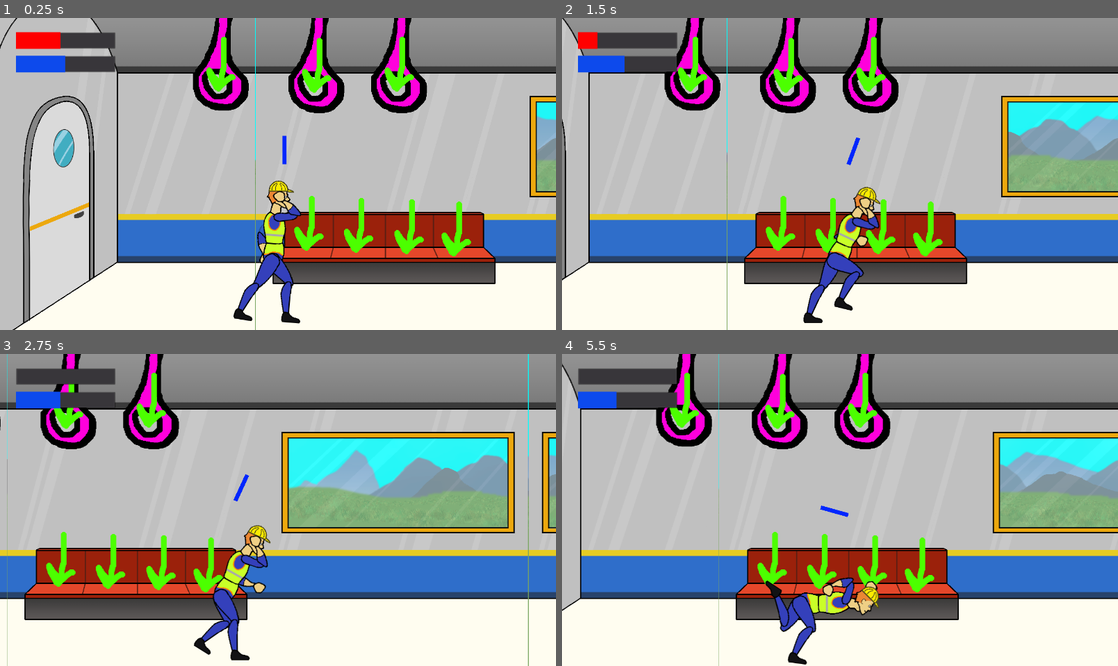
Above: before the commit, frames 1-4 (two rows, left to right).
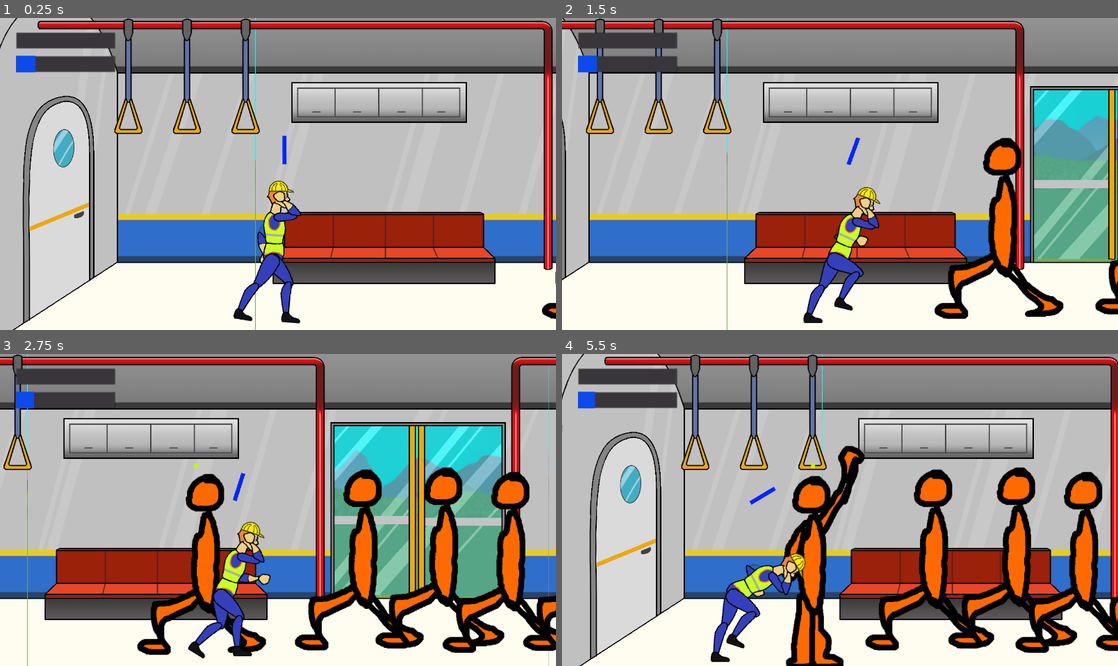
Above: after the commit, the same moments.

Repository: GoblinsGaming/lostrelicgame
Game: Godot game, scene res://Main.tscn
Same seed, same stepped clock (60 frames per second), same inputs: the game is played once before the commit and once after it.
Inputs:
- Up to frame 1 (0.25 s): no input
- Up to frame 2 (1.5 s): hold D (right) 0.53-1.28 s; tap Keypad 0 (drift_camera) at 0.6, 1.35 s; hold - (train_down) from 1.28 s (still down)
- Up to frame 3 (2.75 s): release - (train_down) at 2.03 s; hold D (right) from 2.03 s (still down); tap Keypad 0 (drift_camera) at 2.1 s
- Up to frame 4 (5.5 s): release D (right) at 2.78 s; hold = (train_up) 2.78-3.53 s; tap Keypad 0 (drift_camera) every 0.75 s from 2.85 to 5.1 s; hold A (left) 3.53-5.03 s; hold - (train_down) from 5.03 s (still down)

The runs differ from the first frame. In frame 1, 15% of the frame differs, in the area x 2-100%, y 0-97%; in frame 2, 27%; in frame 3, 44%; in frame 4, 49%, in the area x 0-100%, y 0-100%.

Commit message:
Lots of chairs and standles.

Diff:
--- a/GameController.gd
+++ b/GameController.gd
@@ -9,8 +9,8 @@
 export var signal_fill_speed = 50
 export var signal_reduction_speed = 20
 export var signal_threshold = 80
-export var convo_fill_speed = 8
-export var convo_reduction_speed = 2
+export var convo_fill_speed = 2
+export var convo_reduction_speed = 0.5
 
 export var signal_move_mult = 1
 var signal_move_start
@@ -33,10 +33,15 @@
 var time_since_last_train_speed_change = 0
 var time_to_next_train_speed_change = 0
 
+onready var signal_bar = $CanvasLayer/SignalBar/ProgressBar
+onready var convo_bar = $CanvasLayer/ConvoBar/ProgressBar
+
 func _ready():
 	signal_move_start = $SignalPoint.position.x
 	back.train_speed = 0
 	time_to_next_train_speed_change = rng.randf_range(2,20)
+	signal_bar.value = 0
+	convo_bar.value = 20
 
 func _process(delta):
 	signal_processing(delta)
@@ -167,8 +172,7 @@
 func signal_processing(delta):
 	var player_x = $PlayerController/Player.position.x
 	var signal_x = $SignalPoint.position.x
-	var signal_bar = $CanvasLayer/SignalBar/ProgressBar
-	var convo_bar = $CanvasLayer/ConvoBar/ProgressBar
+
 
 	if abs(signal_x - player_x) <= signal_half_width:
 		if signal_bar.value <= 100:
--- a/Main.tscn
+++ b/Main.tscn
@@ -2,10 +2,10 @@
 
 [ext_resource path="res://Train.tscn" type="PackedScene" id=1]
 [ext_resource path="res://background.tscn" type="PackedScene" id=2]
+[ext_resource path="res://Passenger.tscn" type="PackedScene" id=3]
 [ext_resource path="res://PlayerController.tscn" type="PackedScene" id=7]
 [ext_resource path="res://placeholders/signal_point.png" type="Texture" id=11]
 [ext_resource path="res://GameController.gd" type="Script" id=12]
-[ext_resource path="res://placeholders/handhold.png" type="Texture" id=19]
 [ext_resource path="res://placeholders/seating_space.png" type="Texture" id=20]
 [ext_resource path="res://PassengerController.gd" type="Script" id=23]
 [ext_resource path="res://PassengerTarget.gd" type="Script" id=24]
@@ -26,66 +26,11 @@
 
 [node name="train" parent="GameController" instance=ExtResource( 1 )]
 
-[node name="Handholds" type="Node2D" parent="GameController"]
-
-[node name="Handhold" type="Node2D" parent="GameController/Handholds"]
-position = Vector2( 552, 149 )
-
-[node name="Sprite" type="Sprite" parent="GameController/Handholds/Handhold"]
-texture = ExtResource( 19 )
-
-[node name="Handhold2" type="Node2D" parent="GameController/Handholds"]
-position = Vector2( 787, 155 )
-
-[node name="Sprite" type="Sprite" parent="GameController/Handholds/Handhold2"]
-texture = ExtResource( 19 )
-
-[node name="Handhold3" type="Node2D" parent="GameController/Handholds"]
-position = Vector2( 990, 155 )
-
-[node name="Sprite" type="Sprite" parent="GameController/Handholds/Handhold3"]
-texture = ExtResource( 19 )
-
-[node name="Handhold4" type="Node2D" parent="GameController/Handholds"]
-position = Vector2( 2422, 155 )
-
-[node name="Sprite" type="Sprite" parent="GameController/Handholds/Handhold4"]
-texture = ExtResource( 19 )
-
-[node name="Handhold5" type="Node2D" parent="GameController/Handholds"]
-position = Vector2( 2657, 161 )
-
-[node name="Sprite" type="Sprite" parent="GameController/Handholds/Handhold5"]
-texture = ExtResource( 19 )
-
-[node name="Handhold6" type="Node2D" parent="GameController/Handholds"]
-position = Vector2( 2860, 161 )
-
-[node name="Sprite" type="Sprite" parent="GameController/Handholds/Handhold6"]
-texture = ExtResource( 19 )
-
-[node name="Handhold7" type="Node2D" parent="GameController/Handholds"]
-position = Vector2( 4353, 155 )
-
-[node name="Sprite" type="Sprite" parent="GameController/Handholds/Handhold7"]
-texture = ExtResource( 19 )
-
-[node name="Handhold8" type="Node2D" parent="GameController/Handholds"]
-position = Vector2( 4588, 161 )
-
-[node name="Sprite" type="Sprite" parent="GameController/Handholds/Handhold8"]
-texture = ExtResource( 19 )
-
-[node name="Handhold9" type="Node2D" parent="GameController/Handholds"]
-position = Vector2( 4791, 161 )
-
-[node name="Sprite" type="Sprite" parent="GameController/Handholds/Handhold9"]
-texture = ExtResource( 19 )
-
 [node name="PassengerController" type="Node2D" parent="GameController"]
 script = ExtResource( 23 )
 
 [node name="Seating" type="Node2D" parent="GameController/PassengerController"]
+visible = false
 
 [node name="Seating1" type="Node2D" parent="GameController/PassengerController/Seating"]
 position = Vector2( 766, 550 )
@@ -115,10 +60,95 @@
 [node name="SeatingSpace" type="Sprite" parent="GameController/PassengerController/Seating/Seating4"]
 texture = ExtResource( 20 )
 
+[node name="Seating5" type="Node2D" parent="GameController/PassengerController/Seating"]
+position = Vector2( 2050, 558 )
+script = ExtResource( 24 )
+
+[node name="SeatingSpace" type="Sprite" parent="GameController/PassengerController/Seating/Seating5"]
+texture = ExtResource( 20 )
+
+[node name="Seating6" type="Node2D" parent="GameController/PassengerController/Seating"]
+position = Vector2( 2172, 563 )
+script = ExtResource( 24 )
+
+[node name="SeatingSpace" type="Sprite" parent="GameController/PassengerController/Seating/Seating6"]
+texture = ExtResource( 20 )
+
+[node name="Seating7" type="Node2D" parent="GameController/PassengerController/Seating"]
+position = Vector2( 2296, 566 )
+script = ExtResource( 24 )
+
+[node name="SeatingSpace" type="Sprite" parent="GameController/PassengerController/Seating/Seating7"]
+texture = ExtResource( 20 )
+
+[node name="Seating8" type="Node2D" parent="GameController/PassengerController/Seating"]
+position = Vector2( 2412, 572 )
+script = ExtResource( 24 )
+
+[node name="SeatingSpace" type="Sprite" parent="GameController/PassengerController/Seating/Seating8"]
+texture = ExtResource( 20 )
+
+[node name="Seating9" type="Node2D" parent="GameController/PassengerController/Seating"]
+position = Vector2( 3337, 550 )
+script = ExtResource( 24 )
+
+[node name="SeatingSpace" type="Sprite" parent="GameController/PassengerController/Seating/Seating9"]
+texture = ExtResource( 20 )
+
+[node name="Seating10" type="Node2D" parent="GameController/PassengerController/Seating"]
+position = Vector2( 3459, 555 )
+script = ExtResource( 24 )
+
+[node name="SeatingSpace" type="Sprite" parent="GameController/PassengerController/Seating/Seating10"]
+texture = ExtResource( 20 )
+
+[node name="Seating11" type="Node2D" parent="GameController/PassengerController/Seating"]
+position = Vector2( 3583, 558 )
+script = ExtResource( 24 )
+
+[node name="SeatingSpace" type="Sprite" parent="GameController/PassengerController/Seating/Seating11"]
+texture = ExtResource( 20 )
+
+[node name="Seating12" type="Node2D" parent="GameController/PassengerController/Seating"]
+position = Vector2( 3699, 564 )
+script = ExtResource( 24 )
+
+[node name="SeatingSpace" type="Sprite" parent="GameController/PassengerController/Seating/Seating12"]
+texture = ExtResource( 20 )
+
+[node name="Seating13" type="Node2D" parent="GameController/PassengerController/Seating"]
+position = Vector2( 4262, 558 )
+script = ExtResource( 24 )
+
+[node name="SeatingSpace" type="Sprite" parent="GameController/PassengerController/Seating/Seating13"]
+texture = ExtResource( 20 )
+
+[node name="Seating14" type="Node2D" parent="GameController/PassengerController/Seating"]
+position = Vector2( 4384, 563 )
+script = ExtResource( 24 )
+
+[node name="SeatingSpace" type="Sprite" parent="GameController/PassengerController/Seating/Seating14"]
+texture = ExtResource( 20 )
+
+[node name="Seating15" type="Node2D" parent="GameController/PassengerController/Seating"]
+position = Vector2( 4508, 566 )
+script = ExtResource( 24 )
+
+[node name="SeatingSpace" type="Sprite" parent="GameController/PassengerController/Seating/Seating15"]
+texture = ExtResource( 20 )
+
+[node name="Seating16" type="Node2D" parent="GameController/PassengerController/Seating"]
+position = Vector2( 4624, 572 )
+script = ExtResource( 24 )
+
+[node name="SeatingSpace" type="Sprite" parent="GameController/PassengerController/Seating/Seating16"]
+texture = ExtResource( 20 )
+
 [node name="Handholds" type="Node2D" parent="GameController/PassengerController"]
+visible = false
 
 [node name="Handhold1" type="Node2D" parent="GameController/PassengerController/Handholds"]
-position = Vector2( 550, 158 )
+position = Vector2( 323, 271 )
 script = ExtResource( 24 )
 target_type = 1
 
@@ -126,7 +156,7 @@
 texture = ExtResource( 20 )
 
 [node name="Handhold2" type="Node2D" parent="GameController/PassengerController/Handholds"]
-position = Vector2( 785, 161 )
+position = Vector2( 468, 263 )
 script = ExtResource( 24 )
 target_type = 1
 
@@ -134,7 +164,7 @@
 texture = ExtResource( 20 )
 
 [node name="Handhold3" type="Node2D" parent="GameController/PassengerController/Handholds"]
-position = Vector2( 988, 158 )
+position = Vector2( 618, 245 )
 script = ExtResource( 24 )
 target_type = 1
 
@@ -142,7 +172,7 @@
 texture = ExtResource( 20 )
 
 [node name="Handhold4" type="Node2D" parent="GameController/PassengerController/Handholds"]
-position = Vector2( 2420, 161 )
+position = Vector2( 2726, 252 )
 script = ExtResource( 24 )
 target_type = 1
 
@@ -150,7 +180,7 @@
 texture = ExtResource( 20 )
 
 [node name="Handhold5" type="Node2D" parent="GameController/PassengerController/Handholds"]
-position = Vector2( 2655, 164 )
+position = Vector2( 2874, 247 )
 script = ExtResource( 24 )
 target_type = 1
 
@@ -158,7 +188,7 @@
 texture = ExtResource( 20 )
 
 [node name="Handhold6" type="Node2D" parent="GameController/PassengerController/Handholds"]
-position = Vector2( 2858, 161 )
+position = Vector2( 3017, 244 )
 script = ExtResource( 24 )
 target_type = 1
 
@@ -166,7 +196,7 @@
 texture = ExtResource( 20 )
 
 [node name="Handhold7" type="Node2D" parent="GameController/PassengerController/Handholds"]
-position = Vector2( 4348, 161 )
+position = Vector2( 3884, 248 )
 script = ExtResource( 24 )
 target_type = 1
 
@@ -174,7 +204,7 @@
 texture = ExtResource( 20 )
 
 [node name="Handhold8" type="Node2D" parent="GameController/PassengerController/Handholds"]
-position = Vector2( 4583, 164 )
+position = Vector2( 4028, 251 )
 script = ExtResource( 24 )
 target_type = 1
 
@@ -182,7 +212,7 @@
 texture = ExtResource( 20 )
 
 [node name="Handhold9" type="Node2D" parent="GameController/PassengerController/Handholds"]
-position = Vector2( 4786, 161 )
+position = Vector2( 4174, 252 )
 script = ExtResource( 24 )
 target_type = 1
 
@@ -190,6 +220,54 @@
 texture = ExtResource( 20 )
 
 [node name="Passengers" type="Node2D" parent="GameController/PassengerController"]
+
+[node name="Passenger" parent="GameController/PassengerController/Passengers" instance=ExtResource( 3 )]
+position = Vector2( 1495, 539 )
+
+[node name="Passenger2" parent="GameController/PassengerController/Passengers" instance=ExtResource( 3 )]
+position = Vector2( 1693, 534 )
+
+[node name="Passenger3" parent="GameController/PassengerController/Passengers" instance=ExtResource( 3 )]
+position = Vector2( 1890, 528 )
+
+[node name="Passenger4" parent="GameController/PassengerController/Passengers" instance=ExtResource( 3 )]
+position = Vector2( 2088, 523 )
+
+[node name="Passenger5" parent="GameController/PassengerController/Passengers" instance=ExtResource( 3 )]
+position = Vector2( 2253, 534 )
+
+[node name="Passenger6" parent="GameController/PassengerController/Passengers" instance=ExtResource( 3 )]
+position = Vector2( 2451, 529 )
+
+[node name="Passenger7" parent="GameController/PassengerController/Passengers" instance=ExtResource( 3 )]
+position = Vector2( 2648, 523 )
+
+[node name="Passenger8" parent="GameController/PassengerController/Passengers" instance=ExtResource( 3 )]
+position = Vector2( 2846, 518 )
+
+[node name="Passenger9" parent="GameController/PassengerController/Passengers" instance=ExtResource( 3 )]
+position = Vector2( 3038, 518 )
+
+[node name="Passenger10" parent="GameController/PassengerController/Passengers" instance=ExtResource( 3 )]
+position = Vector2( 3236, 513 )
+
+[node name="Passenger11" parent="GameController/PassengerController/Passengers" instance=ExtResource( 3 )]
+position = Vector2( 3433, 507 )
+
+[node name="Passenger12" parent="GameController/PassengerController/Passengers" instance=ExtResource( 3 )]
+position = Vector2( 3631, 502 )
+
+[node name="Passenger13" parent="GameController/PassengerController/Passengers" instance=ExtResource( 3 )]
+position = Vector2( 3796, 513 )
+
+[node name="Passenger14" parent="GameController/PassengerController/Passengers" instance=ExtResource( 3 )]
+position = Vector2( 3994, 508 )
+
+[node name="Passenger15" parent="GameController/PassengerController/Passengers" instance=ExtResource( 3 )]
+position = Vector2( 4191, 502 )
+
+[node name="Passenger16" parent="GameController/PassengerController/Passengers" instance=ExtResource( 3 )]
+position = Vector2( 4389, 497 )
 
 [node name="PlayerController" parent="GameController" instance=ExtResource( 7 )]
 position = Vector2( 20, 44 )
--- a/Train.tscn
+++ b/Train.tscn
@@ -1,11 +1,19 @@
-[gd_scene load_steps=7 format=2]
+[gd_scene load_steps=15 format=2]
 
 [ext_resource path="res://Train-Interior/Seats.png" type="Texture" id=1]
+[ext_resource path="res://Train-Interior/Rail-Mid.png" type="Texture" id=2]
+[ext_resource path="res://Train-Interior/Rail-End-R.png" type="Texture" id=3]
 [ext_resource path="res://Train-Interior/Train-Window-Pane-BG.png" type="Texture" id=4]
 [ext_resource path="res://Train-Interior/Train-Window-Frame-BG.png" type="Texture" id=5]
 [ext_resource path="res://Train-Interior/Train-Wall-Plain.png" type="Texture" id=6]
 [ext_resource path="res://Train-Interior/Train-End-L-BG-Open.png" type="Texture" id=7]
 [ext_resource path="res://Train-Interior/Train-End-L-BG.png" type="Texture" id=8]
+[ext_resource path="res://Train-Interior/Doorway-Rail-BG.png" type="Texture" id=9]
+[ext_resource path="res://Train-Interior/Door-L.png" type="Texture" id=10]
+[ext_resource path="res://Train-Interior/Standle-Handle.png" type="Texture" id=11]
+[ext_resource path="res://Train-Interior/Door-R.png" type="Texture" id=12]
+[ext_resource path="res://Train-Interior/Rail-End-L.png" type="Texture" id=13]
+[ext_resource path="res://Train-Interior/Overhead Bins.png" type="Texture" id=14]
 
 [node name="train" type="Node2D"]
 
@@ -31,14 +39,18 @@
 texture = ExtResource( 6 )
 centered = false
 
-[node name="Train-Window-Frame-Bg" type="Sprite" parent="TrainBody"]
+[node name="Door-L" type="Sprite" parent="TrainBody"]
+position = Vector2( 1272, -8 )
+texture = ExtResource( 10 )
+centered = false
+
+[node name="Door-R" type="Sprite" parent="TrainBody"]
+position = Vector2( 1600, 416 )
+texture = ExtResource( 12 )
+
+[node name="Doorway-Rail-Bg" type="Sprite" parent="TrainBody"]
 position = Vector2( 1280, 0 )
-texture = ExtResource( 5 )
-centered = false
-
-[node name="Train-Window-Pane-Bg" type="Sprite" parent="TrainBody/Train-Window-Frame-Bg"]
-modulate = Color( 1, 1, 1, 0.196078 )
-texture = ExtResource( 4 )
+texture = ExtResource( 9 )
 centered = false
 
 [node name="Train-Window-Frame-Bg2" type="Sprite" parent="TrainBody"]
@@ -76,6 +88,114 @@
 texture = ExtResource( 6 )
 centered = false
 
-[node name="Seats" type="Sprite" parent="."]
+[node name="Seats" type="Node2D" parent="."]
+
+[node name="Seats1" type="Sprite" parent="Seats"]
 position = Vector2( 960, 424 )
 texture = ExtResource( 1 )
+
+[node name="Seats2" type="Sprite" parent="Seats"]
+position = Vector2( 2240, 424 )
+texture = ExtResource( 1 )
+
+[node name="Seats3" type="Sprite" parent="Seats"]
+position = Vector2( 3528, 416 )
+texture = ExtResource( 1 )
+
+[node name="Seats4" type="Sprite" parent="Seats"]
+position = Vector2( 4448, 432 )
+texture = ExtResource( 1 )
+
+[node name="Rails" type="Node2D" parent="."]
+
+[node name="Rail-End-L" type="Sprite" parent="Rails"]
+position = Vector2( -64, 0 )
+texture = ExtResource( 13 )
+centered = false
+
+[node name="Rail-Mid" type="Sprite" parent="Rails"]
+position = Vector2( 432, 0 )
+texture = ExtResource( 2 )
+centered = false
+
+[node name="Rail-Mid1" type="Sprite" parent="Rails"]
+position = Vector2( 648, 0 )
+texture = ExtResource( 2 )
+centered = false
+
+[node name="Rail-Mid2" type="Sprite" parent="Rails"]
+position = Vector2( 1904, 0 )
+texture = ExtResource( 2 )
+centered = false
+
+[node name="Rail-Mid3" type="Sprite" parent="Rails"]
+position = Vector2( 2544, 0 )
+texture = ExtResource( 2 )
+centered = false
+
+[node name="Rail-Mid4" type="Sprite" parent="Rails"]
+position = Vector2( 3176, 0 )
+texture = ExtResource( 2 )
+centered = false
+
+[node name="Rail-Mid5" type="Sprite" parent="Rails"]
+position = Vector2( 3816, 0 )
+texture = ExtResource( 2 )
+centered = false
+
+[node name="Rail-Mid6" type="Sprite" parent="Rails"]
+position = Vector2( 4184, 0 )
+texture = ExtResource( 2 )
+centered = false
+
+[node name="Rail-End-R" type="Sprite" parent="Rails"]
+position = Vector2( 4809, 420 )
+texture = ExtResource( 3 )
+
+[node name="Standles" type="Node2D" parent="."]
+
+[node name="Standle-Handle" type="Sprite" parent="Standles"]
+position = Vector2( 328, 424 )
+texture = ExtResource( 11 )
+
+[node name="Standle-Handle2" type="Sprite" parent="Standles"]
+position = Vector2( 472, 424 )
+texture = ExtResource( 11 )
+
+[node name="Standle-Handle3" type="Sprite" parent="Standles"]
+position = Vector2( 616, 424 )
+texture = ExtResource( 11 )
+
+[node name="Standle-Handle4" type="Sprite" parent="Standles"]
+position = Vector2( 2730.5, 420 )
+texture = ExtResource( 11 )
+
+[node name="Standle-Handle5" type="Sprite" parent="Standles"]
+position = Vector2( 2874.5, 420 )
+texture = ExtResource( 11 )
+
+[node name="Standle-Handle6" type="Sprite" parent="Standles"]
+position = Vector2( 3018.5, 420 )
+texture = ExtResource( 11 )
+
+[node name="Standle-Handle7" type="Sprite" parent="Standles"]
+position = Vector2( 3890.5, 420 )
+texture = ExtResource( 11 )
+
+[node name="Standle-Handle8" type="Sprite" parent="Standles"]
+position = Vector2( 4034.5, 420 )
+texture = ExtResource( 11 )
+
+[node name="Standle-Handle9" type="Sprite" parent="Standles"]
+position = Vector2( 4178.5, 420 )
+texture = ExtResource( 11 )
+
+[node name="OverheadBins" type="Sprite" parent="."]
+position = Vector2( 624, 96 )
+texture = ExtResource( 14 )
+centered = false
+
+[node name="OverheadBins2" type="Sprite" parent="."]
+position = Vector2( 4128, 104 )
+texture = ExtResource( 14 )
+centered = false
